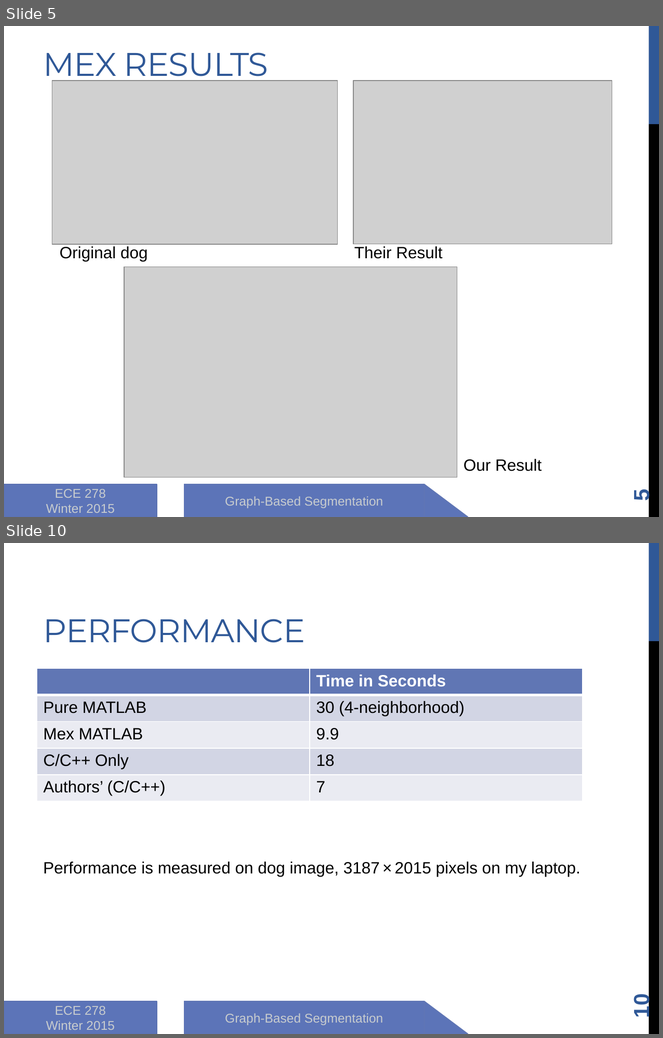
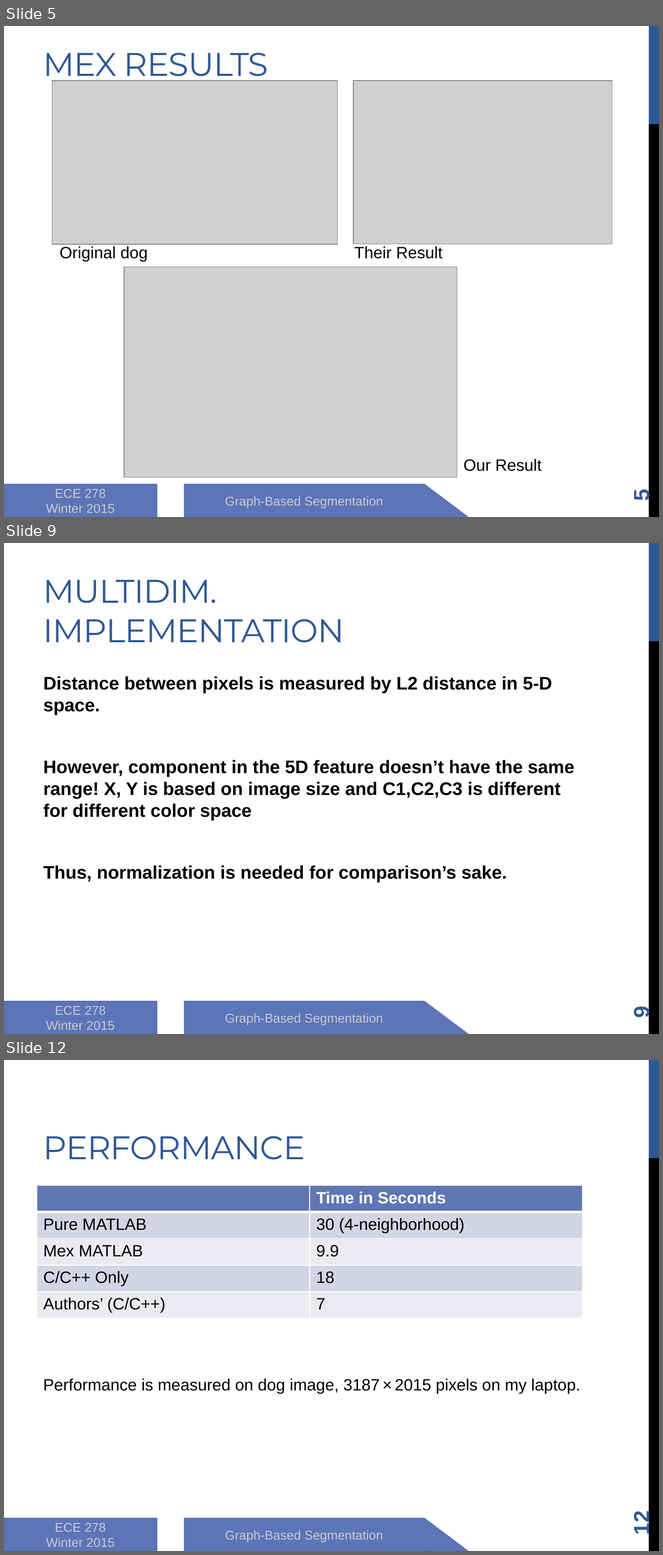
Before and after one commit to zhongguomeng/graph-based-segmentation, a slide deck: 8_report/presentation.pptx. Shown one above the other, each under a label of ours: slides 5 and 10 before the commit, slides 5, 9 and 12 after it; the slides between them are not shown. The pictures are 663x1038 and 663x1555 pixels, drawn with LibreOffice and Linux fonts; fonts in the diff are those of the drawing; grey boxes stand for pictures. Boxes give left, top, right and bottom in pixels: in the first picture for what was removed or moved away, otherwise in the second. Text is boxed around its words. In the diff, an @@ line names an element or a change of style, - is before the commit and + after.

```diff
--- a/8_report/presentation.pptx
+++ b/8_report/presentation.pptx
@@ slide 9 added at (x1=4, y1=543, x2=659, y2=1034), background #FFFFFF; not listed: 2 template elements that a slide beside it also shows @@
@@ title added at (x1=44, y1=580, x2=345, y2=643), 36 pt, text #2F5897 @@
+MULTIDIM. IMPLEMENTATION
@@ text added at (x1=44, y1=676, x2=575, y2=883), 20 pt, text #000000, bold @@
+Distance between pixels is measured by L2 distance in 5-D space.
+However, component in the 5D feature doesn’t have the same range! X, Y is based on image size and C1,C2,C3 is different for different color space
+Thus, normalization is needed for comparison’s sake.
@@ rectangle added at (x1=4, y1=1002, x2=157, y2=1034), fill #5C74B8, outline #5C72B2 1 pt, 14 pt, text #C8CCCE @@
+ECE 278
+Winter 2015
@@ rectangle added at (x1=184, y1=1002, x2=425, y2=1034), fill #5C74B8, outline #6076B4 1 pt, 14 pt, text #C8CCCE @@
+Graph-Based Segmentation
@@ right triangle added at (x1=425, y1=1002, x2=468, y2=1034), fill #5C74B8, outline #6076B4 1 pt @@
@@ page number added at (x1=630, y1=1007, x2=654, y2=1018), 24 pt, text #2F5897, bold @@
+9
@@ what was slide 10 is now slide 12 @@
@@ page number at (x1=630, y1=1513, x2=654, y2=1535): text changed @@
-10
+12
```
Also in this commit, not shown: 6 slides changed, 1 other slide added.
